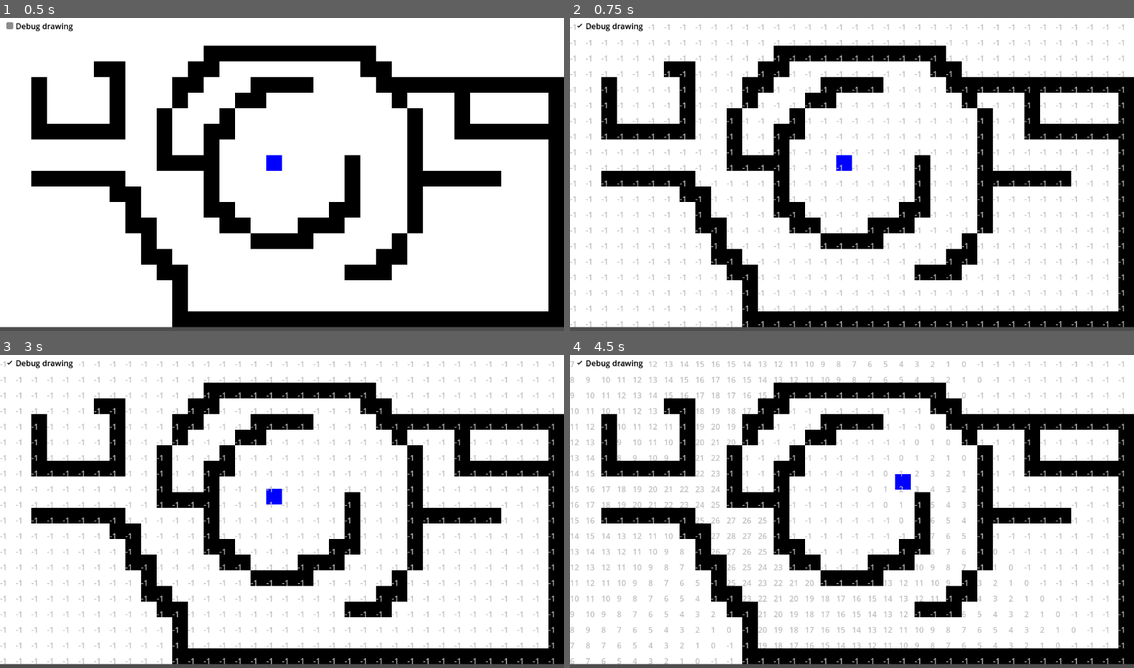
Above: before the commit, frames 1-4 (two rows, left to right).
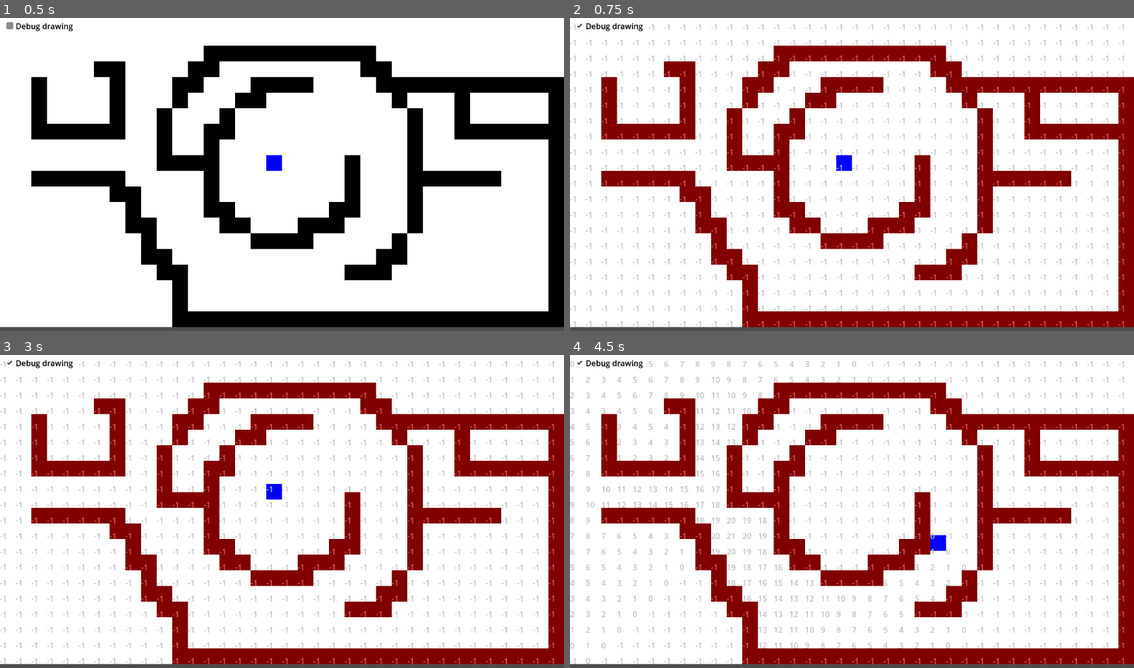
Above: after the commit, the same moments.

Repository: xolatgames/Pathfinding
Game: Godot game, scene res://pathfind.tscn
Same seed, same stepped clock (60 frames per second), same inputs: the game is played once before the commit and once after it. Before the commit the project has no main scene; this scene is started directly in both runs.
Inputs (mouse positions are in pixels of both pictures, inside the frame that each line leads up to):
- Up to frame 1 (0.5 s): no input
- Up to frame 2 (0.75 s): click "Debug drawing" at 0.5 s
- Up to frame 3 (3 s): click "Debug drawing" at 1.25 s; click "Debug drawing" at 2 s; tap Enter at 2.75 s; move the mouse to (406, 492) at 2.77 s; click (406, 492) at 2.92 s
- Up to frame 4 (4.5 s): move the mouse to (739, 524) at 3.52 s; click (739, 524) at 3.67 s; move the mouse to (908, 439) at 4.27 s; click (908, 439) at 4.42 s

Frame 1 is identical in both runs. In frame 2, 23% of the frame differs, in the area x 5-100%, y 8-99%; in frame 3, 23%; in frame 4, 27%, in the area x 0-100%, y 2-99%.

Commit message:
Optimization Update

Diff:
--- a/icon.svg
+++ /dev/null
@@ -1 +0,0 @@
-<svg xmlns="http://www.w3.org/2000/svg" width="128" height="128"><rect width="124" height="124" x="2" y="2" fill="#363d52" stroke="#212532" stroke-width="4" rx="14"/><g fill="#fff" transform="translate(12.322 12.322)scale(.101)"><path d="M105 673v33q407 354 814 0v-33z"/><path fill="#478cbf" d="m105 673 152 14q12 1 15 14l4 67 132 10 8-61q2-11 15-15h162q13 4 15 15l8 61 132-10 4-67q3-13 15-14l152-14V427q30-39 56-81-35-59-83-108-43 20-82 47-40-37-88-64 7-51 8-102-59-28-123-42-26 43-46 89-49-7-98 0-20-46-46-89-64 14-123 42 1 51 8 102-48 27-88 64-39-27-82-47-48 49-83 108 26 42 56 81zm0 33v39c0 276 813 276 814 0v-39l-134 12-5 69q-2 10-14 13l-162 11q-12 0-16-11l-10-65H446l-10 65q-4 11-16 11l-162-11q-12-3-14-13l-5-69z"/><path d="M483 600c0 34 58 34 58 0v-86c0-34-58-34-58 0z"/><circle cx="725" cy="526" r="90"/><circle cx="299" cy="526" r="90"/></g><g fill="#414042" transform="translate(12.322 12.322)scale(.101)"><circle cx="307" cy="532" r="60"/><circle cx="717" cy="532" r="60"/></g></svg>
--- a/pathfind.gd
+++ b/pathfind.gd
@@ -1,22 +1,33 @@
 extends Node2D
 
-@export var map_size = Rect2i(Vector2i(0, 0), Vector2i(36, 20))
-@export var draw_debug : bool = false
+@export var map_size: Rect2i = Rect2i(Vector2i(0, 0), Vector2i(36, 20))
+@export var draw_debug: bool = false
 
 var redraw_timer = Timer.new()
+
 
 func _ready() -> void:
 	add_child(redraw_timer)
 	redraw_timer.timeout.connect(queue_redraw)
 	redraw_timer.start(0.1)
 
+
 func _draw() -> void:
 	if draw_debug:
-		var path_grid = get_node("Player").path_grid
+		var path_grid: Array[int] = get_node("Player").path_grid
+		var solid_tiles: Array[bool] = get_node("Player").solid_tiles
+
+		var tile: int
 
 		for x in range(map_size.position.x, map_size.size.x):
 			for y in range(map_size.position.y, map_size.size.y):
-				draw_string(ThemeDB.fallback_font, Vector2i(x * 32, (y * 32) + 32), str(path_grid[str(x)+";"+str(y)]), HORIZONTAL_ALIGNMENT_LEFT, -1, 16, Color.GRAY)
+				tile = x + map_size.size.x * y
+
+				draw_string(ThemeDB.fallback_font, Vector2i(x * 32, (y * 32) + 32), str(path_grid[tile]), HORIZONTAL_ALIGNMENT_LEFT, -1, 16, Color.GRAY)
+
+				if solid_tiles[tile]:
+					draw_rect(Rect2(Vector2i(x * 32, y * 32), Vector2(32, 32)), Color(Color.RED, 0.5))
+
 
 func _on_debug_drawing_toggled(toggled_on: bool) -> void:
 	draw_debug = toggled_on
--- a/pathfind.tscn
+++ b/pathfind.tscn
@@ -36,7 +36,7 @@
 theme_override_colors/font_color = Color(0, 0, 0, 1)
 text = "Debug drawing"
 
-[node name="TileMapLayer" type="TileMapLayer" parent="."]
+[node name="Tiles" type="TileMapLayer" parent="."]
 z_index = -1
 tile_map_data = PackedByteArray("AAAAAAAABwACAAAAAAAAAAEABwACAAAAAAAAAAIABwACAAAAAAAAAAMABwACAAAAAAAAAAQABwACAAAAAAAAAA …(11440 unchanged characters)…
 tile_set = SubResource("TileSet_esea1")
--- a/player.gd
+++ b/player.gd
@@ -1,81 +1,101 @@
 extends CharacterBody2D
 
-@export var speed = 100
+@export var speed: float = 250
 
-var map_size : Rect2i
-var path_grid : Dictionary
-var solid_tiles : Dictionary
-var player_pos : Vector2i
-var add_cells : Array [Vector2i]
-var next_pos : Vector2i
-var target : Vector2i
+var map_size: Rect2i
+var path_grid: Array[int]
+var solid_tiles: Array[bool]
+var player_pos: Vector2i
+var add_cells: Array [Vector2i]
+var next_pos: Vector2i
+var target: Vector2i
 
-@onready var tileMap = get_parent().get_node("TileMapLayer")
+@onready var tileMap = get_parent().get_node("Tiles")
 var moving_timer = Timer.new()
+
 
 func _ready() -> void:
 	player_pos = global_position / 32
 
 	map_size = get_tree().current_scene.map_size
 
+	var tile: int
+
 	for x in range(map_size.position.x, map_size.size.x):
 		for y in range(map_size.position.y, map_size.size.y):
-			path_grid[str(x)+";"+str(y)] = -1
+			path_grid.append(-1)
+			solid_tiles.append(false)
 
 	target = player_pos
 	next_pos = player_pos
 
 	for x in range(map_size.position.x, map_size.size.x):
 		for y in range(map_size.position.y, map_size.size.y):
+			tile = x + map_size.size.x * y
+
 			if tileMap.get_cell_atlas_coords(Vector2i(x, y)) == Vector2i(0, 0):
-				solid_tiles[str(x)+";"+str(y)] = true
-			else:
-				solid_tiles[str(x)+";"+str(y)] = false
+				solid_tiles[tile] = true
+
 
 func _unhandled_input(event: InputEvent) -> void:
+	var tile: int
+
 	if event is InputEventMouseButton:
 		if event.pressed and event.button_index == MOUSE_BUTTON_LEFT:
-			if solid_tiles[str(int(event.position.x / 32))+";"+str(int(event.position.y / 32))] == false:
-				target = event.position / 32
+			tile = int(event.position.x/32) + map_size.size.x * int(event.position.y/32)
+
+			if solid_tiles[tile] == false:
+				target = Vector2i(event.position/32)
 				_move()
+
 
 func _move() -> void:
 	player_pos = global_position / 32
 
+	var tile: int
+
 	for x in range(map_size.position.x, map_size.size.x):
 		for y in range(map_size.position.y, map_size.size.y):
-			path_grid[str(x)+";"+str(y)] = -1
+			tile = x + map_size.size.x * y
+
+			path_grid[tile] = -1
 
 	next_pos = target
 
 	if target != player_pos:
-		if solid_tiles[str(target.x)+";"+str(target.y)] == false:
-			path_grid[str(target.x)+";"+str(target.y)] = 0
+		tile = target.x + map_size.size.x * target.y
 
-		var calculated : bool = false
+		if solid_tiles[tile] == false:
+			path_grid[tile] = 0
+
+		var calculated: bool = false
 
 		while(!calculated):
 			add_cells.clear()
 
 			for x in range(map_size.position.x, map_size.size.x):
 				for y in range(map_size.position.y, map_size.size.y):
-					if path_grid[str(x)+";"+str(y)] == 0:
+					tile = x + map_size.size.x * y
+
+					if path_grid[tile] == 0:
 						_add_cell(x - 1, y)
 						_add_cell(x + 1, y)
 						_add_cell(x, y - 1)
 						_add_cell(x, y + 1)
 
-						path_grid[str(x)+";"+str(y)] += 1
+						path_grid[tile] += 1
 
 						if player_pos == Vector2i(x, y):
 							calculated = true
 
-					elif  path_grid[str(x)+";"+str(y)] > 0:
-						path_grid[str(x)+";"+str(y)] += 1
+					elif  path_grid[tile] > 0:
+						path_grid[tile] += 1
 
 			for a in add_cells:
-				if path_grid[str(a.x)+";"+str(a.y)] == -1:
-					path_grid[str(a.x)+";"+str(a.y)] = 0
+				tile = a.x + map_size.size.x * a.y
+
+				if path_grid[tile] == -1:
+					path_grid[tile] = 0
 
 			if add_cells.size() < 2:
 				target = player_pos
@@ -89,6 +109,7 @@
 	if target == player_pos:
 		next_pos = player_pos
 
+
 func _physics_process(delta: float) -> void:
 	velocity = global_position.direction_to(next_pos * 32) * speed
 	move_and_slide()
@@ -97,16 +118,22 @@
 		global_position = next_pos * 32
 		_move()
 
-func _add_cell(x, y):
+
+func _add_cell(x, y) -> void:
+	var tile: int = x + map_size.size.x * y
+
 	if x < map_size.position.x or y < map_size.position.y or x > map_size.size.x - 1 or y > map_size.size.y - 1:
 		return
 
-	if solid_tiles[str(x)+";"+str(y)] == false:
+	if solid_tiles[tile] == false:
 		add_cells.append(Vector2i(x, y))
 
-func _get_next_pos(x, y):
+
+func _get_next_pos(x, y) -> void:
+	var tile: int = (player_pos.x + x) + map_size.size.x * (player_pos.y + y)
+
 	if player_pos.x + x < map_size.position.x or player_pos.y + y < map_size.position.y or player_pos.x + x > map_size.size.x - 1 or player_pos.y + y > map_size.size.y - 1:
 		return
 
-	if path_grid[str(player_pos.x + x)+";"+str(player_pos.y + y)] == 2:
+	if path_grid[tile] == 2:
 		next_pos = Vector2i(player_pos.x + x, player_pos.y + y)
--- a/project.godot
+++ b/project.godot
@@ -11,8 +11,9 @@
 [application]
 
 config/name="My pathfind system"
+run/main_scene="res://pathfind.tscn"
 config/features=PackedStringArray("4.3", "GL Compatibility")
-config/icon="res://icon.svg"
+config/icon="res://icon.png"
 
 [rendering]
 
Binary file added: icon.png
Not shown, changed: icon.png.import
